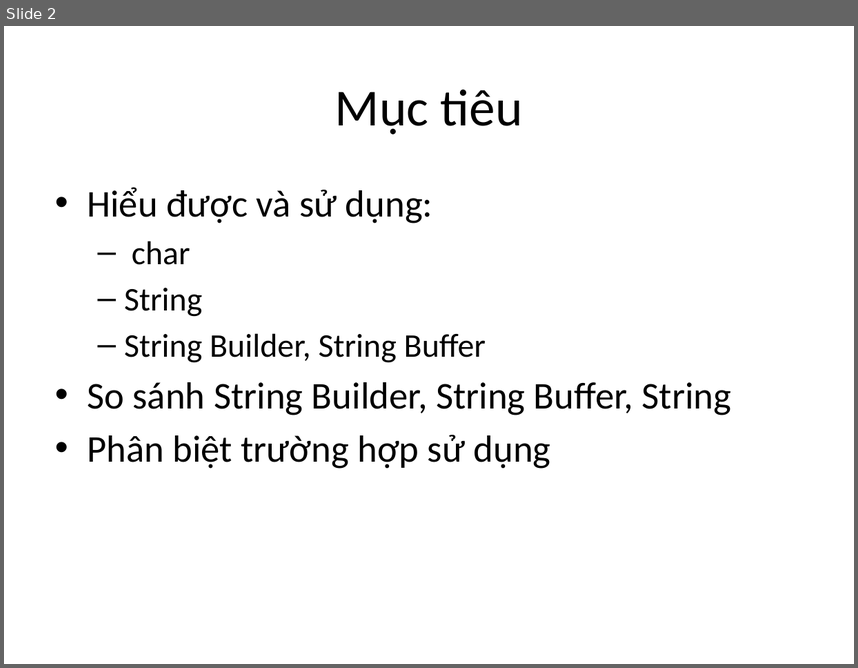
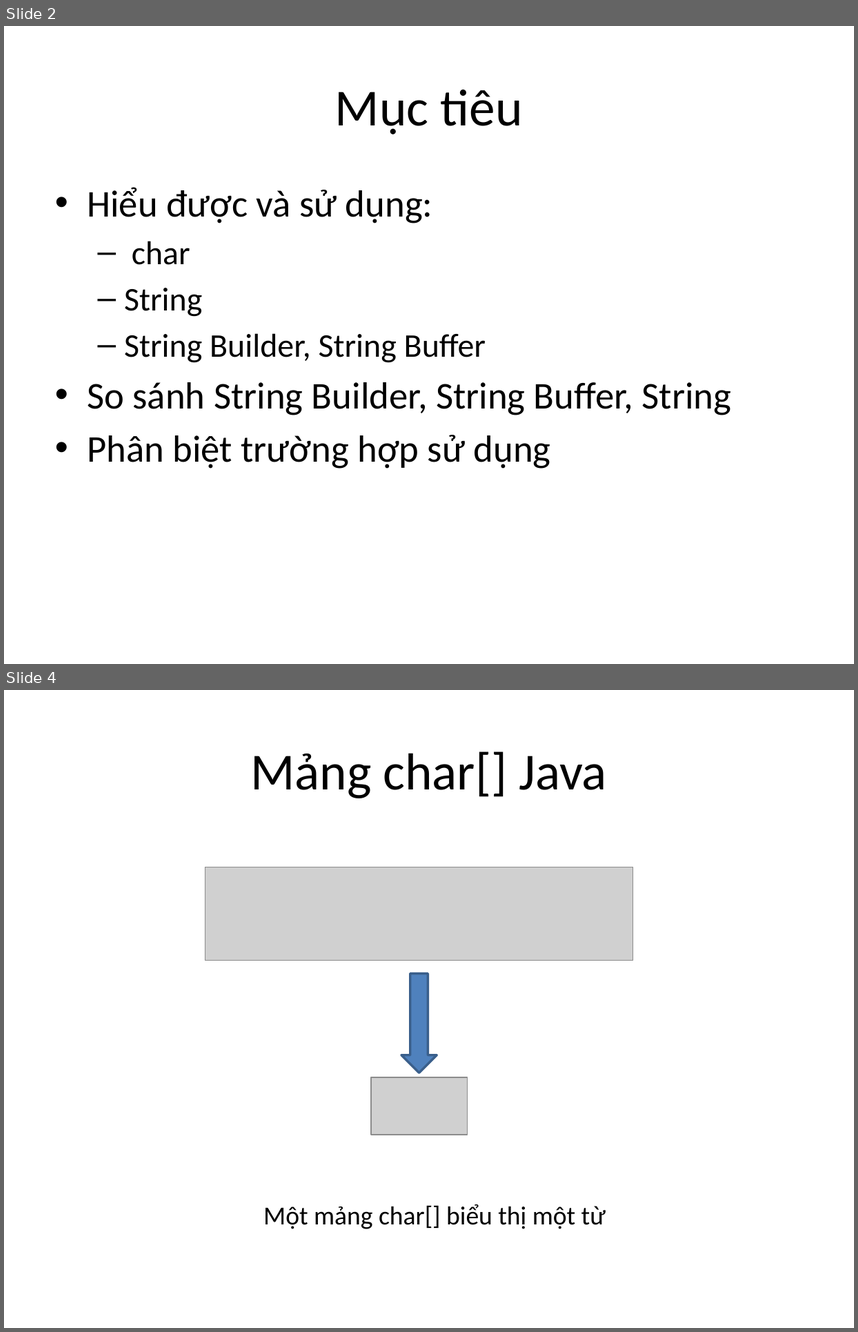
Before and after one commit to phithanh97cs/T3H, a slide deck: 3. Back-end/1. JavaCore/5. String, String Builder, String Buffer.pptx. Shown one above the other, each under a label of ours: slide 2 before the commit, slides 2 and 4 after it; the slides between them are not shown. The pictures are 858x668 and 858x1332 pixels, drawn with LibreOffice and Linux fonts; fonts in the diff are those of the drawing; grey boxes stand for pictures. Boxes give left, top, right and bottom in pixels: in the first picture for what was removed or moved away, otherwise in the second. Text is boxed around its words. In the diff, an @@ line names an element or a change of style, - is before the commit and + after.

```diff
--- a/3. Back-end/1. JavaCore/5. String, String Builder, String Buffer.pptx
+++ b/3. Back-end/1. JavaCore/5. String, String Builder, String Buffer.pptx
@@ slide 4 added at [4, 690, 854, 1328], background #FFFFFF @@
@@ title added at [250, 751, 607, 798], 44 pt, text #000000 @@
+Mảng char[] Java
@@ picture added at [205, 867, 633, 960] @@
@@ down arrow added at [402, 973, 437, 1072], fill #4F81BD, outline #3A5F8C 2 pt @@
@@ picture added at [371, 1077, 467, 1134] @@
@@ text added at [263, 1204, 606, 1229], 22 pt, text #000000 @@
+Một mảng char[] biểu thị một từ
```
Also in this commit, not shown: 2 slides changed, 1 other slide added, 1 other file.
